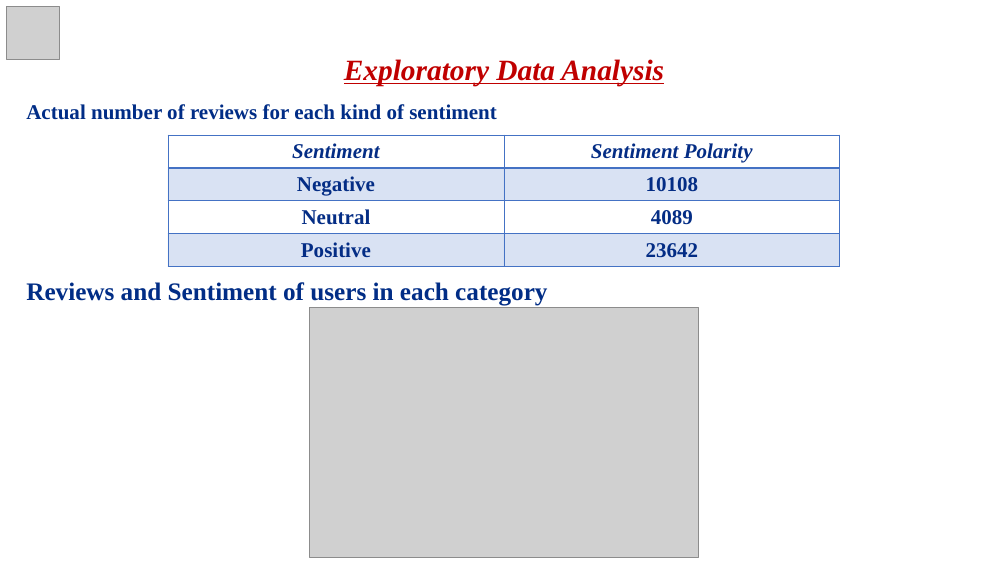
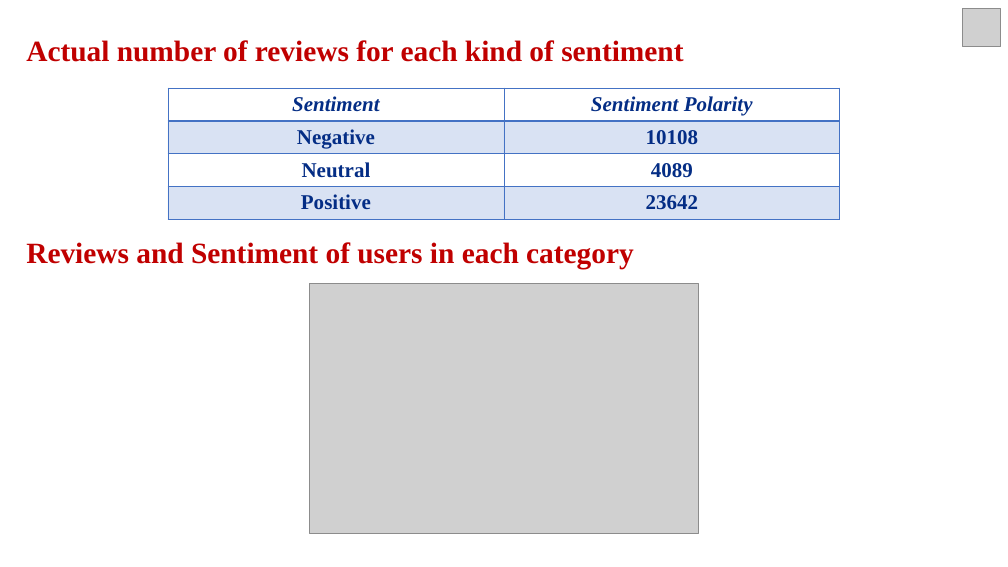
Before and after one commit to vivek16pawar/EDA-CAPSTONE, a slide deck: slide 19 of EDA_Presentation.pptx (slide 25 before the commit). Drawn at 1008x567 pixels with LibreOffice and Linux fonts; fonts in the diff are those of the drawing; grey boxes stand for pictures. Boxes give left, top, right and bottom in pixels: in the first picture for what was removed or moved away, otherwise in the second. Text is boxed around its words. In the diff, an @@ line names an element or a change of style, - is before the commit and + after.

```diff
--- a/EDA_Presentation.pptx
+++ b/EDA_Presentation.pptx
@@ picture removed at (7, 6, 60, 59) @@
@@ text "Actual number of reviews for ...": place and size @@
-text "Actual number of reviews for ..." at (26, 59, 664, 306)
+text "Actual number of reviews for ..." at (26, 40, 683, 269)
@@ text "Actual number of reviews for ..." at (26, 40, 683, 269): size 20 to 28 pt in "Actual number of reviews for each kind ..."; text colour gradient #012D86 to #0E2557 to #C00000; size 24 to 28 pt in "Reviews and Sentiment of users in each ..."; line spacing 1.5 to 1 @@
@@ picture added at (963, 8, 1001, 47) @@
@@ text at (344, 59, 664, 86): paragraph removed @@
-Exploratory Data Analysis
@@ table: place and size @@
-table at (168, 135, 839, 266)
+table at (168, 88, 839, 219)
@@ picture: place and size @@
-picture at (310, 307, 699, 557)
+picture at (310, 284, 699, 534)
```
Also in this commit, not shown: 8 other slides changed, 13 slides added, 19 slides removed.
